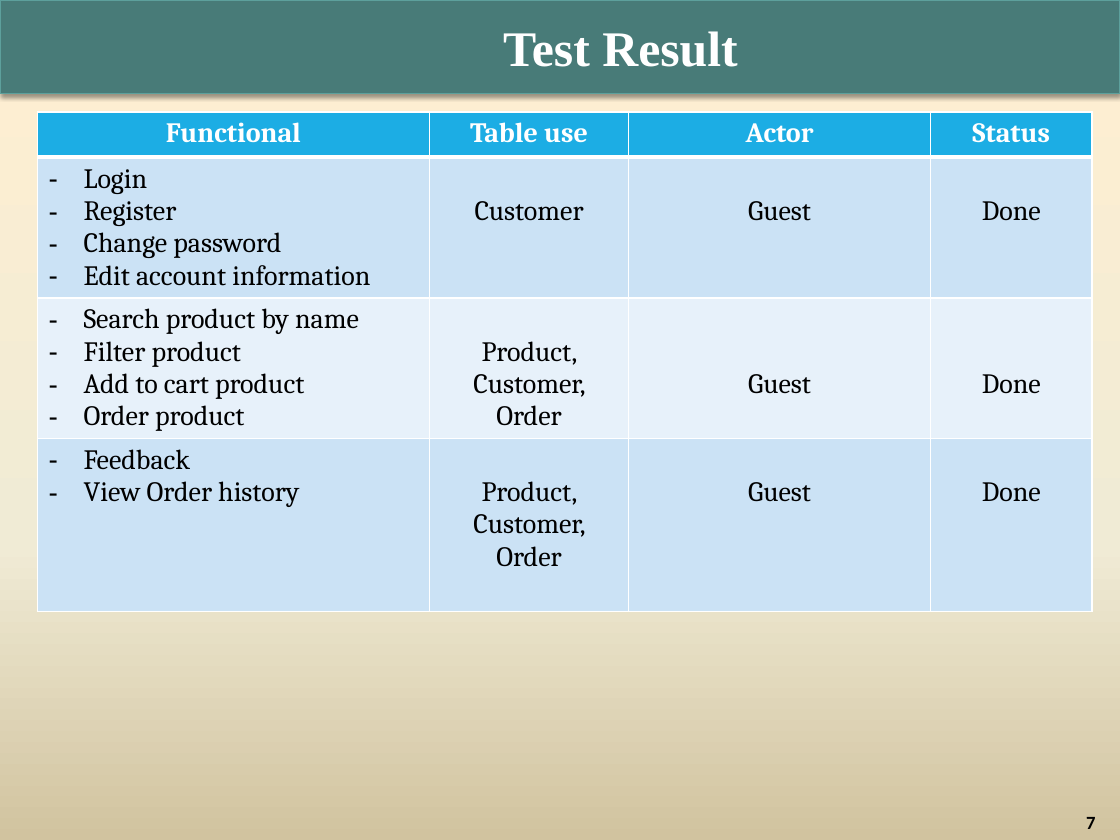
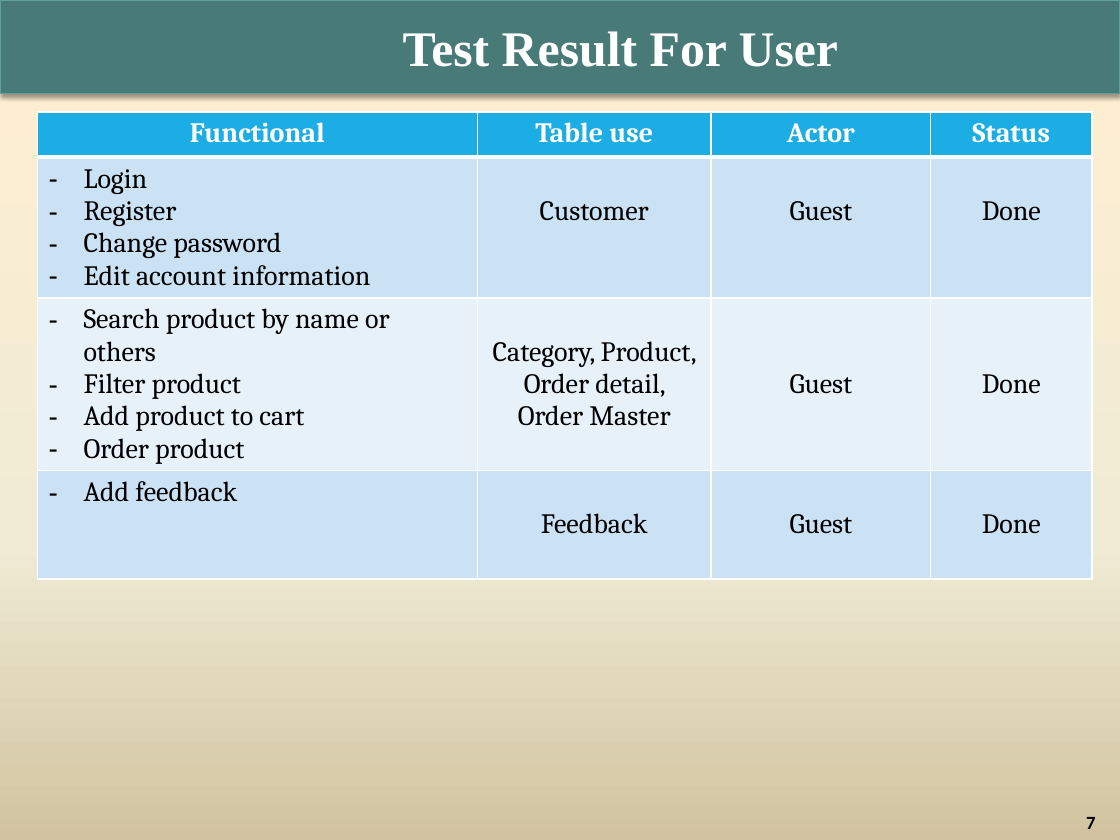
Before and after one commit to Doan7Project/DTBMFurnitureProject, a slide deck: slide 7 of Documentations/03. Presentation/G03_shows.pptx. Drawn at 1120x840 pixels with LibreOffice and Linux fonts; fonts in the diff are those of the drawing; background and template pictures are left out. Boxes give left, top, right and bottom in pixels: in the first picture for what was removed or moved away, otherwise in the second. Text is boxed around its words. In the diff, an @@ line names an element or a change of style, - is before the commit and + after.

```diff
--- a/Documentations/03. Presentation/G03_shows.pptx
+++ b/Documentations/03. Presentation/G03_shows.pptx
@@ title at [403,31,838,67]: text changed @@
-  Test Result
+  Test Result For User
@@ table at [37,112,1092,595] @@
-row 3, column 1: Search product by name / Filter product / Add to cart product / Order product
+row 3, column 1: Search product by name or others / Filter product / Add product to cart / Order product
-row 3, column 2: Product, Customer, Order
+row 3, column 2: Category, Product, Order detail, Order Master
-row 4, column 1: Feedback / View Order history
+row 4, column 1: Add feedback
-row 4, column 2: Product, Customer, Order
+row 4, column 2: Feedback
```
Also in this commit, not shown: 7 other slides changed, 1 slide added, 3 other files.
